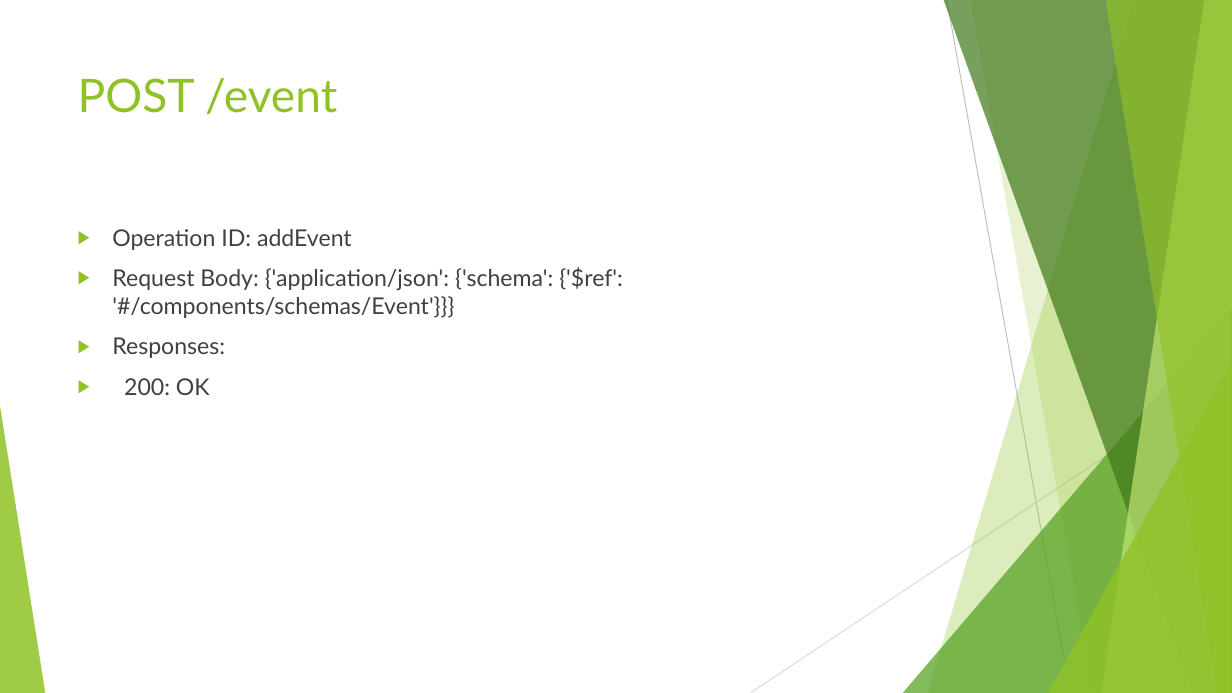
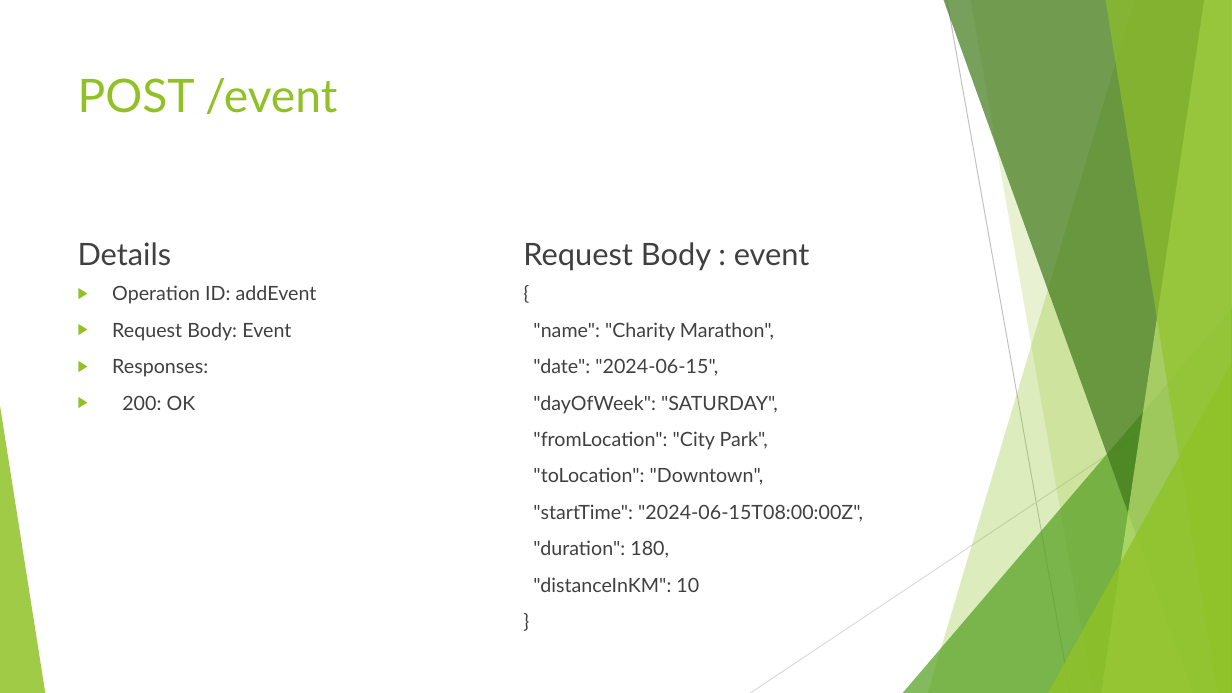
Before and after one commit to jidni911/sdcianSpring, a slide deck: slide 18 of Project SDC.pptx. Drawn at 1232x693 pixels with LibreOffice and Linux fonts; fonts in the diff are those of the drawing. Boxes give left, top, right and bottom in pixels: in the first picture for what was removed or moved away, otherwise in the second. Text is boxed around its words. In the diff, an @@ line names an element or a change of style, - is before the commit and + after.

```diff
--- a/Project SDC.pptx
+++ b/Project SDC.pptx
@@ text added at (78,242,172,266), 24 pt, text #404040 @@
+Details
@@ text added at (523,242,810,271), 24 pt, text #404040 @@
+Request Body : event
@@ text "Operation ID: addEvent": place and size @@
-text "Operation ID: addEvent" at (112,229,623,395)
+text "Operation ID: addEvent" at (112,285,317,410)
@@ text at (112,285,317,410): size 18 to 15.3 pt in "Operation ID: addEvent", "Responses:", "200: OK" @@
@@ text at (112,322,291,341): text changed; size 18 to 15.3 pt @@
-▶ Request Body: {'application/json': {'schema': {'$ref': '#/components/schemas/Event'}}}
+▶ Request Body: Event
@@ text added at (533,322,863,592), 15.3 pt, text #404040 @@
+{
+"name": "Charity Marathon",
+"date": "2024-06-15",
+"dayOfWeek": "SATURDAY",
+"fromLocation": "City Park",
+"toLocation": "Downtown",
+"startTime": "2024-06-15T08:00:00Z",
+"duration": 180,
+"distanceInKM": 10
+}
```
Also in this commit, not shown: 14 other slides changed, 11 other files.
